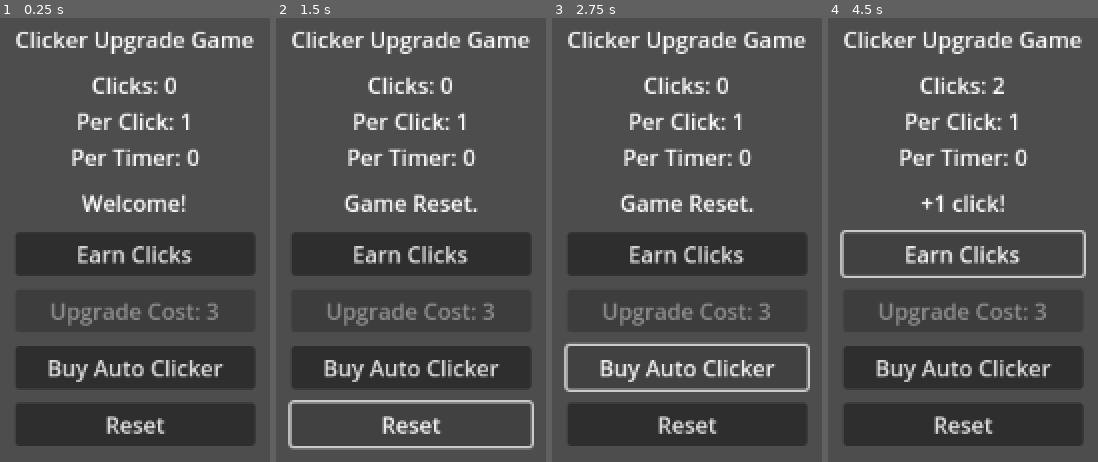
Above: before the commit, frames 1-4 (left to right).
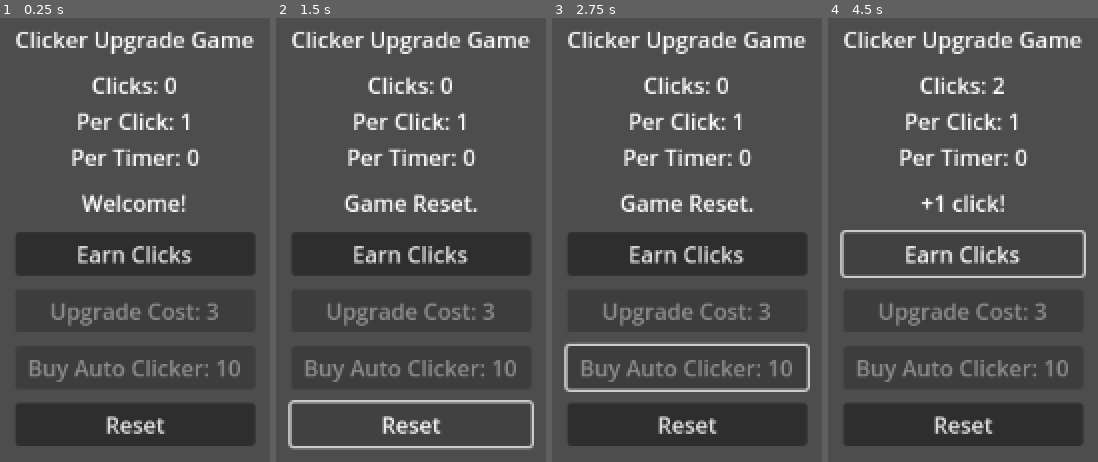
Above: after the commit, the same moments.

Repository: fehudma/godot_projects
Game: Godot game, scene res://Scenes/main.tscn
The game is run twice, just before and just after one commit, with the same random seed, the same clock (stepped at 60 frames per second) and the same inputs.
Inputs (mouse positions are in pixels of both pictures, inside the frame that each line leads up to):
- Up to frame 1 (0.25 s): no input
- Up to frame 2 (1.5 s): click "Earn Clicks" at 0.5 s; click "Reset" at 1.25 s
- Up to frame 3 (2.75 s): click (687, 368) at 2 s, where only the run before the commit has a clickable "Buy Auto Clicker"
- Up to frame 4 (4.5 s): click "Earn Clicks" at 2.75 s; click (963, 368) at 3.5 s, where only the run before the commit has a clickable "Buy Auto Clicker"; click "Earn Clicks" at 4.25 s

The runs differ from the first frame. In frame 1, 2.0% of the frame differs, in the area x 10-89%, y 77-82%; in frame 2, 2.0%; in frame 3, 1.9%; in frame 4, 2.0%.

Commit message:
failed attempt to configure autoclicker button

Diff:
--- a/Scripts/main.gd
+++ b/Scripts/main.gd
@@ -8,6 +8,7 @@
 const UPGRADE_COST_INCREASE: int = 2
 const CLICKS_PER_CLICK_INCREASE: int = 1
 const STARTING_TIMEOUT_COUNT: int = 0
+const AUTO_CLICKER_COST_START: int = 10
 #========================================
 var clicks: int = STARTING_CLICKS
 var clicks_per_click: int = STARTING_CLICKS_PER_CLICK
@@ -15,18 +16,22 @@
 var upgrade_modifier: int = STARTING_UPGRADE_LEVEL
 var timeout_count: int = STARTING_TIMEOUT_COUNT
 var passive_clicks_per_tick: int = 0
+var auto_clicker_cost: int = AUTO_CLICKER_COST_START
 #========================================
 @onready var stats_label: Label = $VBoxContainer/StatsLabel
 @onready var message_label: Label = $VBoxContainer/MessageLabel
 @onready var click_button: Button = $VBoxContainer/ClickButton
 @onready var upgrade_button: Button = $VBoxContainer/UpgradeButton
 @onready var reset_button: Button = $VBoxContainer/ResetButton
+@onready var auto_clicker_button: Button = $VBoxContainer/AutoClickerButton
 
 #========================================
 func update_ui() -> void:
 	update_stats_label()
 	update_upgrade_button()
-# on-click function definition
+	update_autoclicker_button()
+#========================================on-click function definition
+#
 func update_stats_label() -> void:
 	print("Clicks: ", clicks)
 	#stats_label.text = "Clicks: " + str(clicks)
@@ -35,6 +40,14 @@
 func update_upgrade_button() -> void:
 	upgrade_button.text = "Upgrade Cost: " + str(upgrade_cost)
 	upgrade_button.disabled = not can_afford_upgrade()
+#
+func update_autoclicker_button() -> void:
+	auto_clicker_button.text = "Buy Auto Clicker: " + str(auto_clicker_cost)
+	if clicks < auto_clicker_cost:
+		auto_clicker_button.disabled = true
+	else:
+		auto_clicker_button.disabled = false
+		clicks = clicks - auto_clicker_cost
 #========================================
 # initialize custom signal and on-click functionality
 func _ready() -> void:
